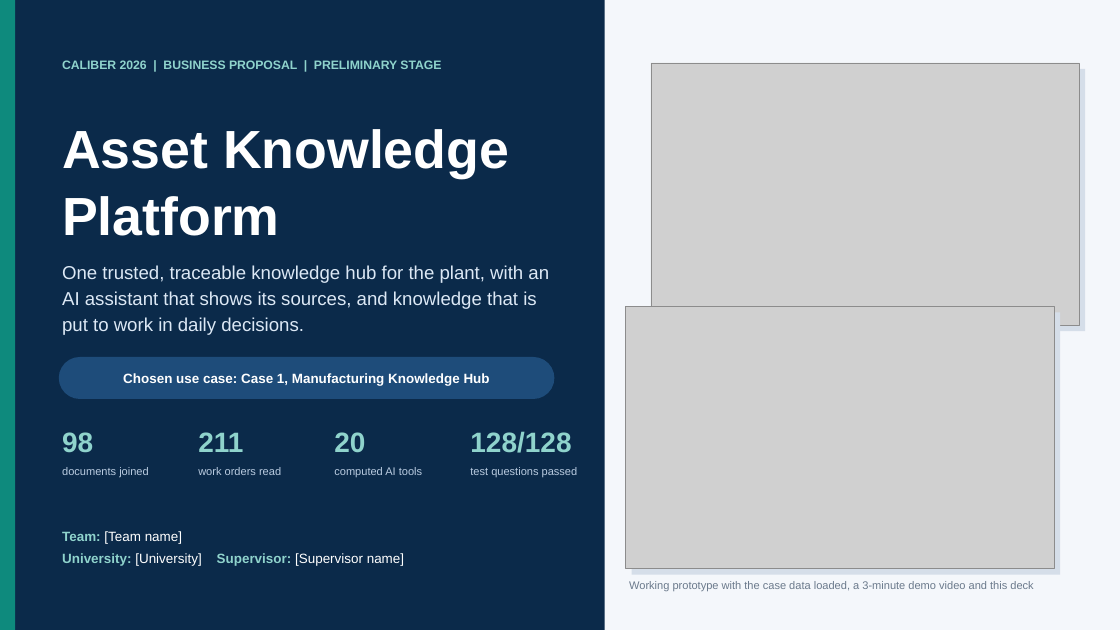
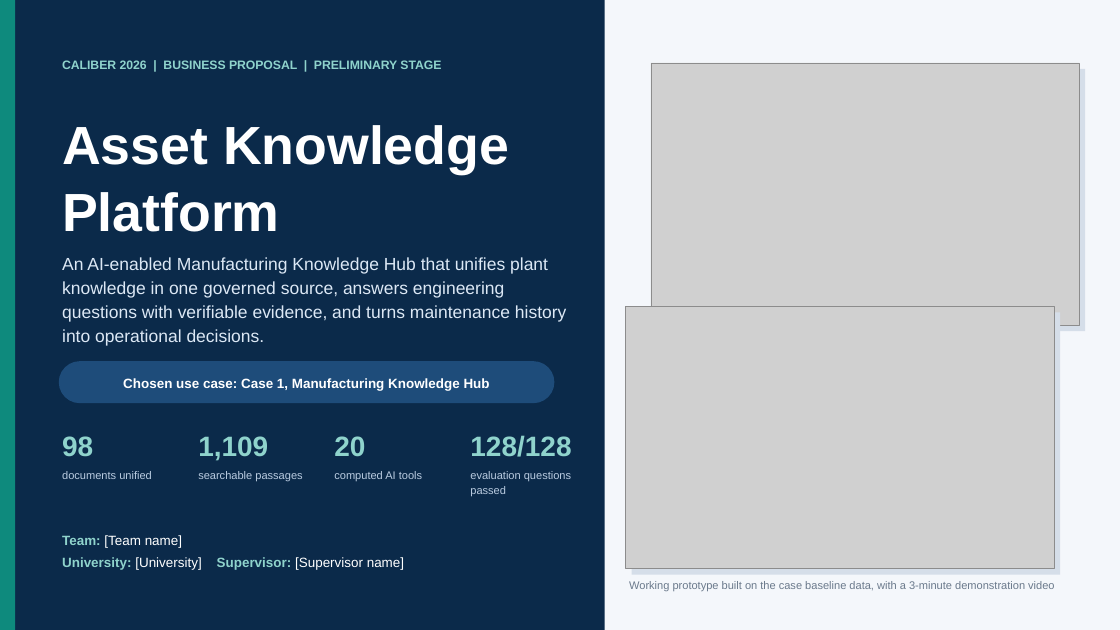
Before and after one commit to teknikchemical-ctrl/caliber2026, a slide deck: slide 1 of deck/CALIBER2026_Asset_Knowledge_Platform_Deck.pptx. Drawn at 1120x630 pixels with LibreOffice and Linux fonts; fonts in the diff are those of the drawing; grey boxes stand for pictures. Boxes give left, top, right and bottom in pixels: in the first picture for what was removed or moved away, otherwise in the second. Text is boxed around its words. In the diff, an @@ line names an element or a change of style, - is before the commit and + after.

```diff
--- a/deck/CALIBER2026_Asset_Knowledge_Platform_Deck.pptx
+++ b/deck/CALIBER2026_Asset_Knowledge_Platform_Deck.pptx
@@ text "Asset Knowledge": place and size @@
-text "Asset Knowledge" at (62, 129, 509, 236)
+text "Asset Knowledge" at (62, 125, 509, 232)
@@ text at (62, 257, 567, 346): text changed; size 16 to 15 pt @@
-One trusted, traceable knowledge hub for the plant, with an AI assistant that shows its sources, and knowledge that is put to work in daily decisions.
+An AI-enabled Manufacturing Knowledge Hub that unifies plant knowledge in one governed source, answers engineering questions with verifiable evidence, and turns maintenance history into operational decisions.
@@ text at (198, 436, 268, 461): text changed @@
-211
+1,109
@@ text at (62, 471, 152, 479): text changed @@
-documents joined
+documents unified
@@ text at (198, 471, 302, 482): text changed @@
-work orders read
+searchable passages
@@ text at (470, 471, 571, 496): text changed @@
-test questions passed
+evaluation questions passed
@@ 5 texts, 1 rounded rectangle: place and size @@
-5 texts, 1 rounded rectangle at (59, 357, 571, 566)
+5 texts, 1 rounded rectangle at (59, 361, 571, 570)
@@ text at (629, 581, 1054, 591): text changed @@
-Working prototype with the case data loaded, a 3-minute demo video and this deck
+Working prototype built on the case baseline data, with a 3-minute demonstration video
```
Also in this commit, not shown: 16 other slides changed, 10 slides added, 3 slides removed, 26 other files.
